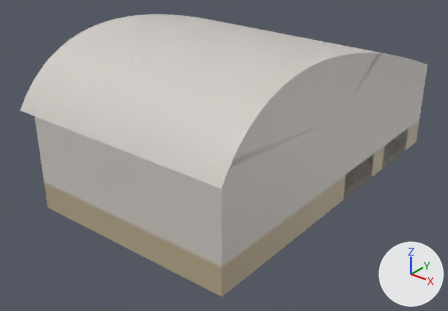
Renders of the FBX model Assets/_WebpgGame/_Elektra/Art/Elektra/Escenario 1/Escenario_1.fbx from each side of a commit.
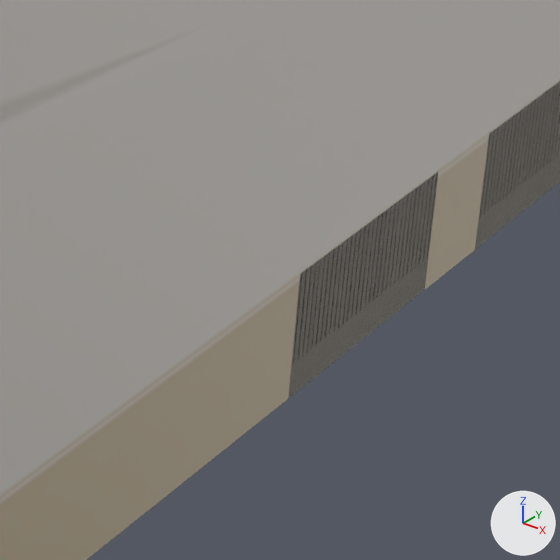
The first picture shows the older version from a camera (50 mm lens) standing at (22.1, -30.5, 19.4) and looking at (-0.7, -2.0, 1.7). The close-ups show the older and then the newer version on the part from 63% to 89% of the width and 38% to 75% of the height of that picture. Only the edits that show in the close-ups are written down. Arrows for +X, +Y and +Z are at lower right; the lights stay in place. Where no turn or scale is listed for an object, it has been applied to the vertices. Vertices at exactly the same position are counted once.

In view in the first close-up: 'Escenario_1'.
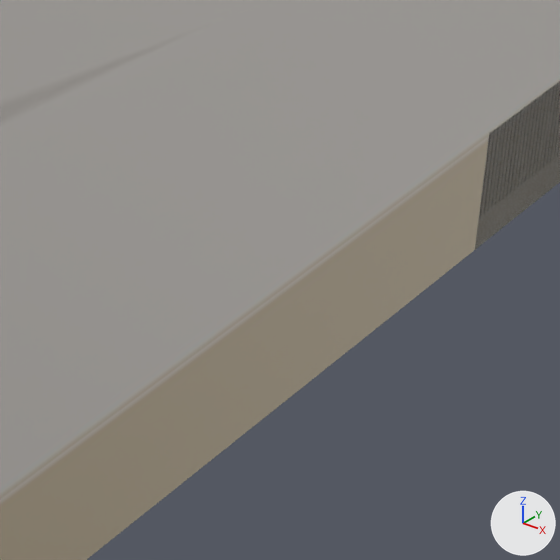
Boxes [x1, y1, x2, y2] around the edits, measured in the close-ups (560 x 560 px):
part 1 of me_cube_008, deleted: before [288, 173, 438, 398]

The edits, one by one:
me_cube_008 is used by ob_escenario_1; location (-6.92, -3.57, 2.23).
me_cube_008 had 5824 vertices, 11081 faces and spanned x -1.3..13.7, y -8.0..15.3, z -2.2..7.7.
me_cube_008 now has 5881 vertices, 11169 faces and spans x -1.3..13.7, y -8.1..15.3, z -2.2..7.7.
me_cube_008 part 1: 14 vertices removed from x 12.7..13.7, y 4.0..7.9, z -2.2..-0.4.
Other edits to the shape of me_cube_008 do not show in these pictures.
